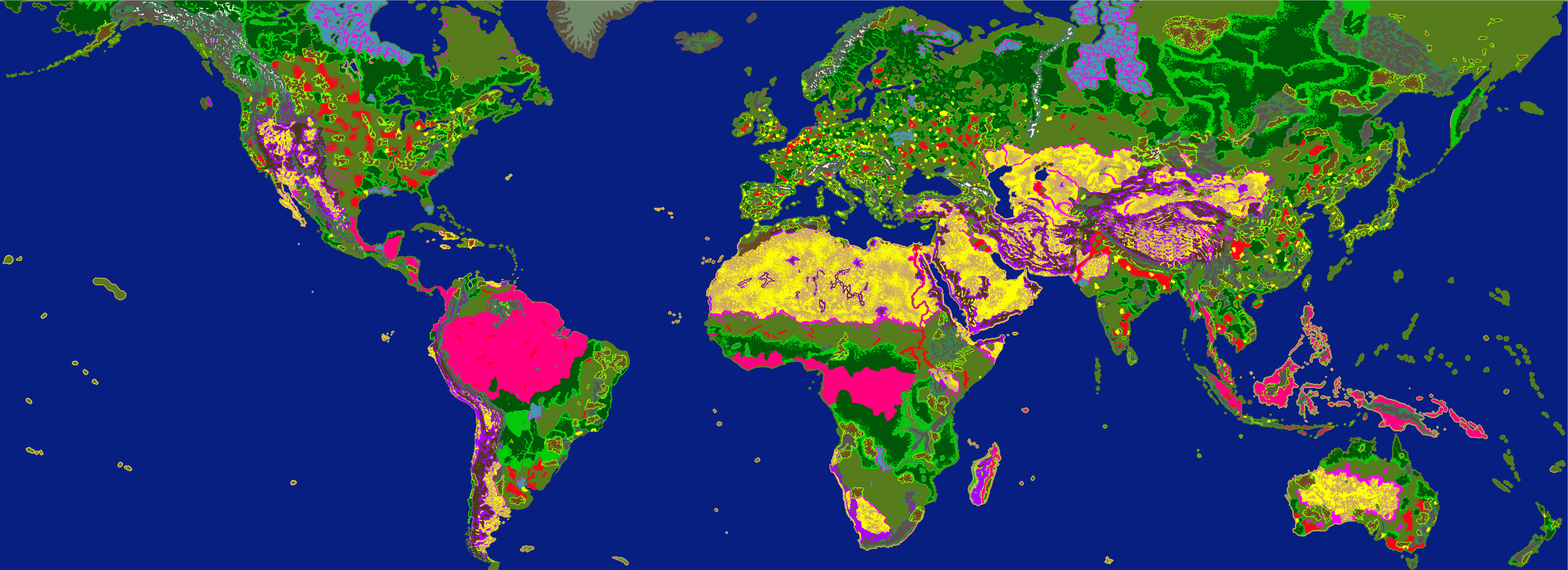
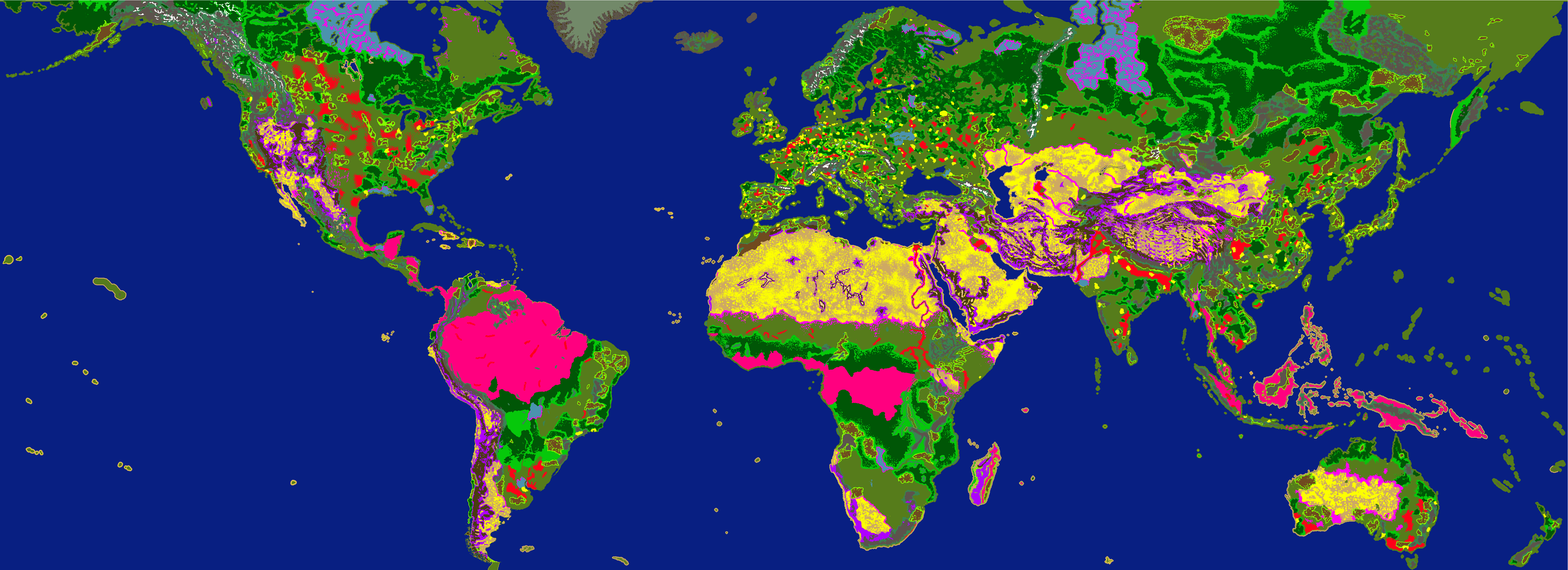
Before/after of a 1568 x 570 layered artwork. What changed in the layer stack:
painted on "terrain.bmp" over <box>1410,307,1423,319</box>
